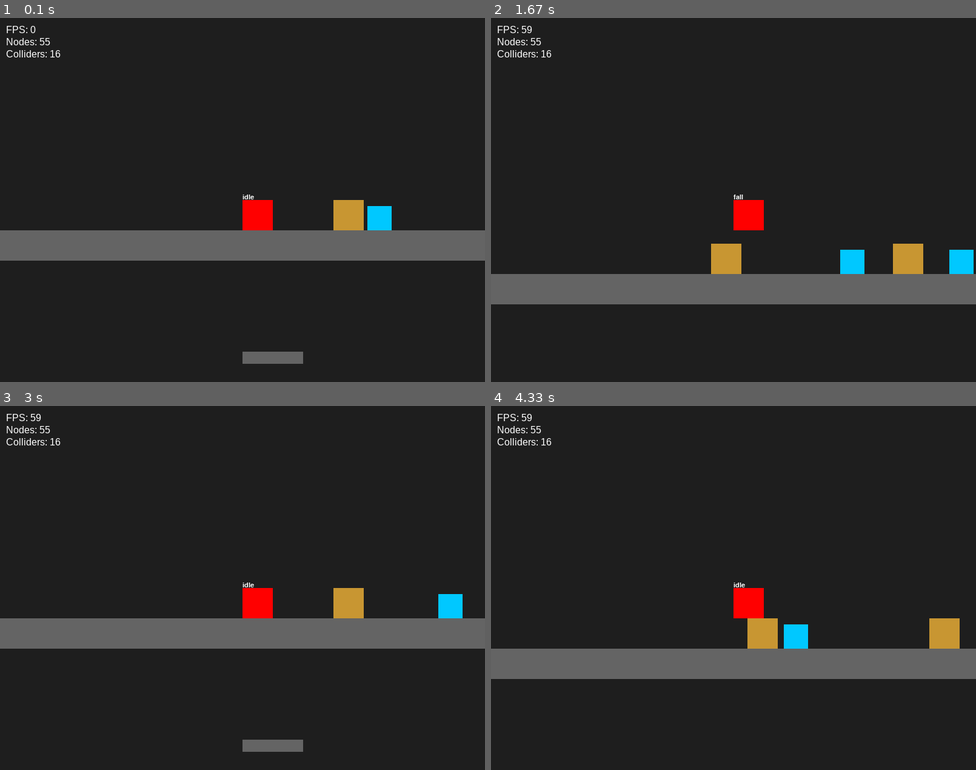
Above: before the commit, frames 1-4 (two rows, left to right).
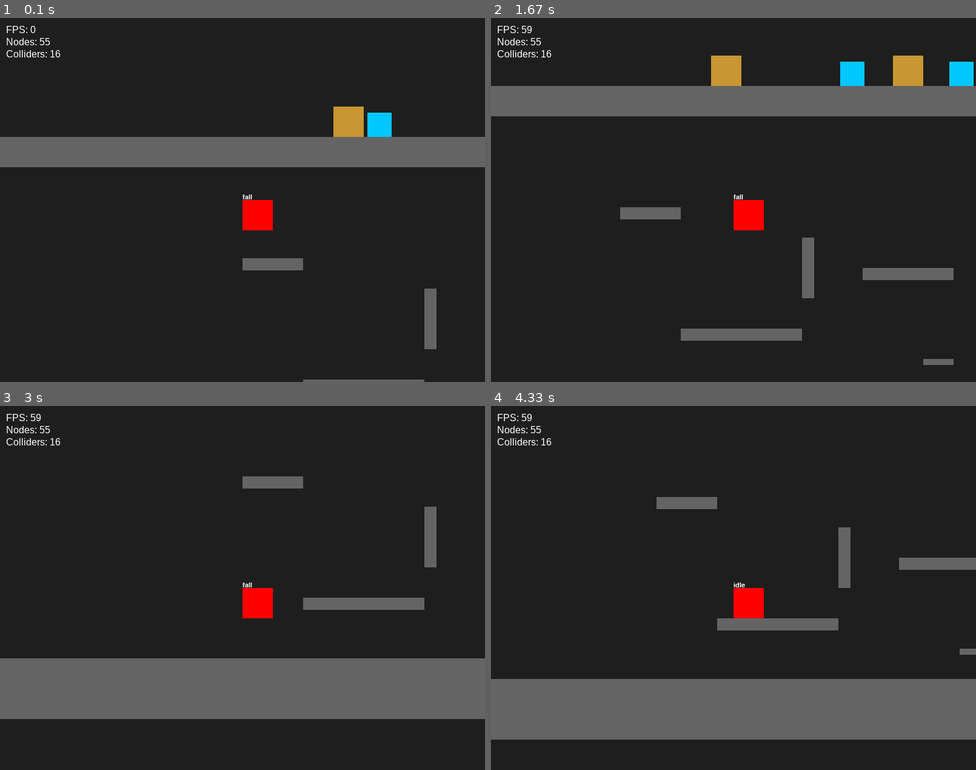
Above: after the commit, the same moments.

Repository: nalqit/py-engine
Game: pygame game, started from src/game/main.py
Same seed, same stepped clock (60 frames per second), same inputs: the game is played once before the commit and once after it.
Inputs:
- Up to frame 1 (0.1 s): no input
- Up to frame 2 (1.67 s): hold Right 0.33-0.8 s; hold Up 0.83-1.13 s; hold Right 1.17-1.63 s
- Up to frame 3 (3 s): hold Left 1.67-2.2 s; hold Left 2.57-2.97 s
- Up to frame 4 (4.33 s): hold Up 3-3.37 s; hold Right 3.4-4.03 s

The runs differ from the first frame. In frame 1, 20% of the frame differs, in the area x 0-100%, y 24-100%; in frame 2, 21%; in frame 3, 28%; in frame 4, 28%, in the area x 0-100%, y 25-92%.

Commit message:
hell nah

Diff:
--- a/src/game/main.py
+++ b/src/game/main.py
@@ -43,10 +43,11 @@
 
     player = Player(
         "Player",
-        x=100, y=0,
+        x=100, y=100,
         input_manager=input_manager,
         collider=player_col,
         collision_world=collision_world
+
     )
     player.use_gravity = True
     visual_world.add_child(player)
@@ -58,6 +59,8 @@
     # FSM Label
     label = FSMLabel("label", player, -10)
     player.add_child(label)
+    DebugDraw(player,player)
+    # player.add_child(dorw)
 
     # ---------------- Walls & Platforms ----------------
     def create_wall(name, x, y, w, h):
